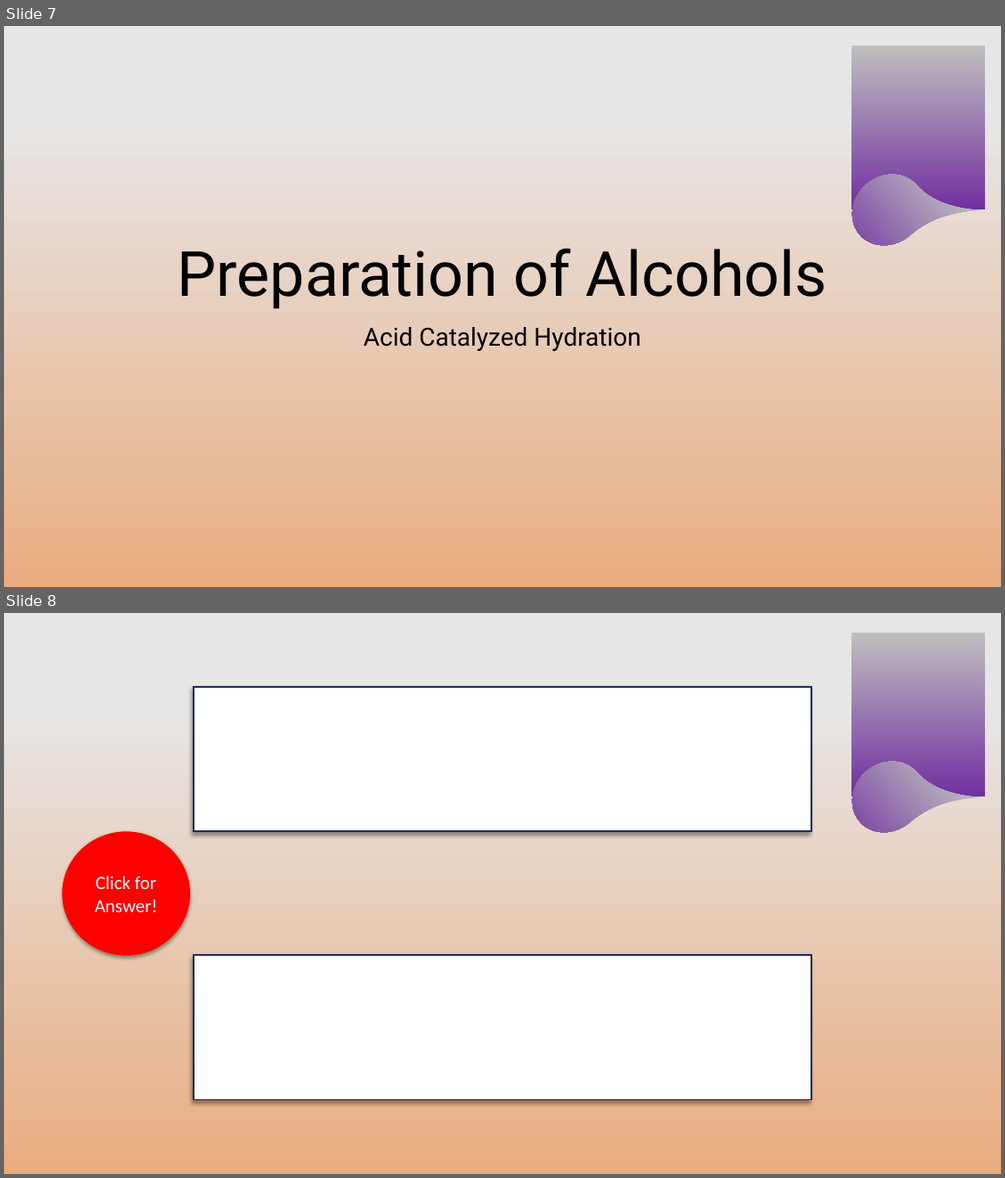
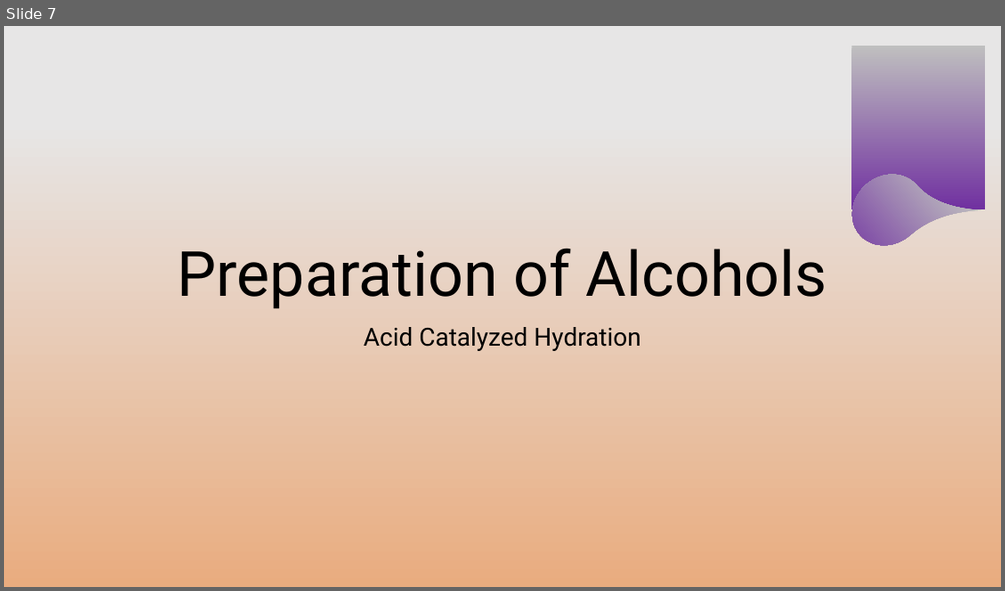
Before and after one commit to chemykill/alcoholproblems, a slide deck: alcoholquestions.pptx. Shown one above the other, each under a label of ours: slides 7 and 8 before the commit, slide 7 after it. The pictures are 1005x1178 and 1005x591 pixels, drawn with LibreOffice and Linux fonts; fonts in the diff are those of the drawing; background and template pictures are left out. Boxes give left, top, right and bottom in pixels: in the first picture for what was removed or moved away, otherwise in the second. Text is boxed around its words. In the diff, an @@ line names an element or a change of style, - is before the commit and + after.

```diff
--- a/alcoholquestions.pptx
+++ b/alcoholquestions.pptx
@@ slide 8 removed at (4, 613, 1001, 1174), background gradient #E7E6E6 to #E9AC7F; not listed: 2 template elements that a slide beside it also shows @@
@@ rectangle removed at (194, 687, 811, 831) @@
@@ ellipse removed at (63, 831, 190, 956) @@
-Click for Answer!
@@ ellipse removed at (71, 838, 181, 949) @@
-Click for question
@@ rectangle removed at (194, 955, 811, 1099) @@
```
Also in this commit, not shown: 2 slides added.
